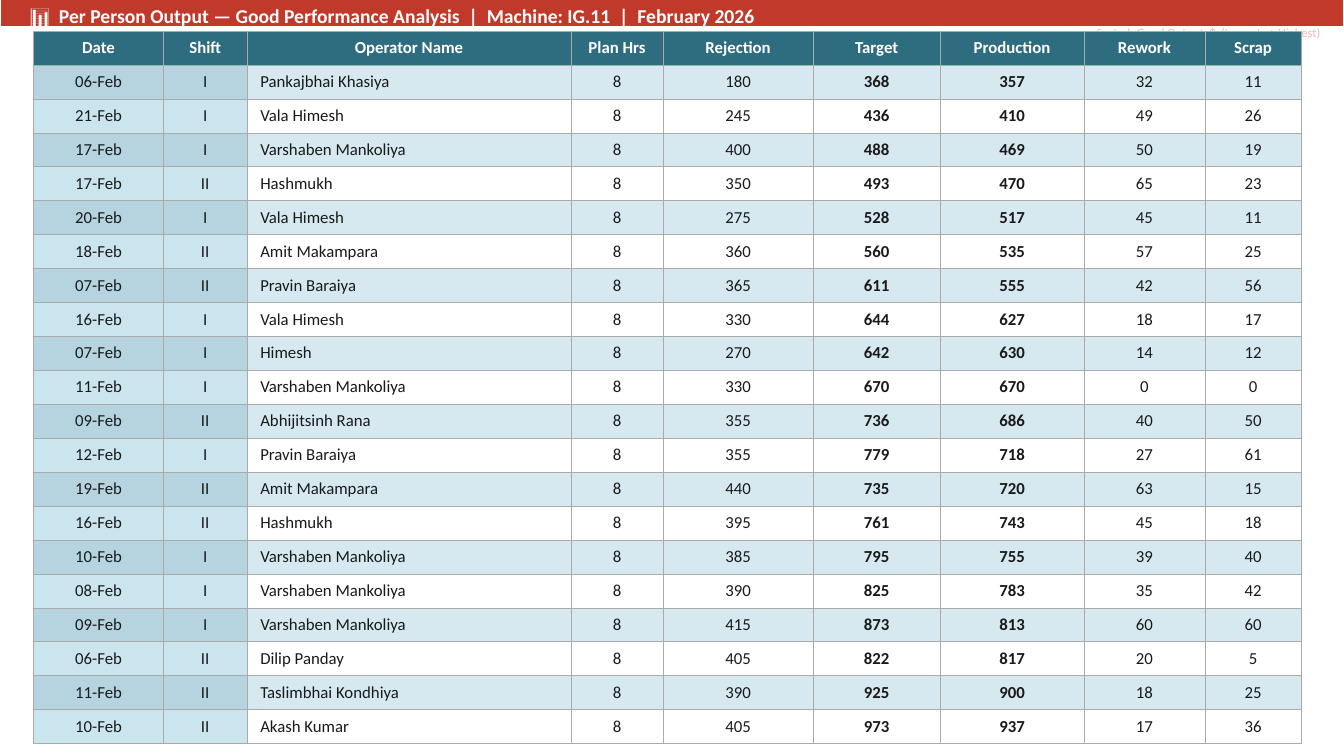
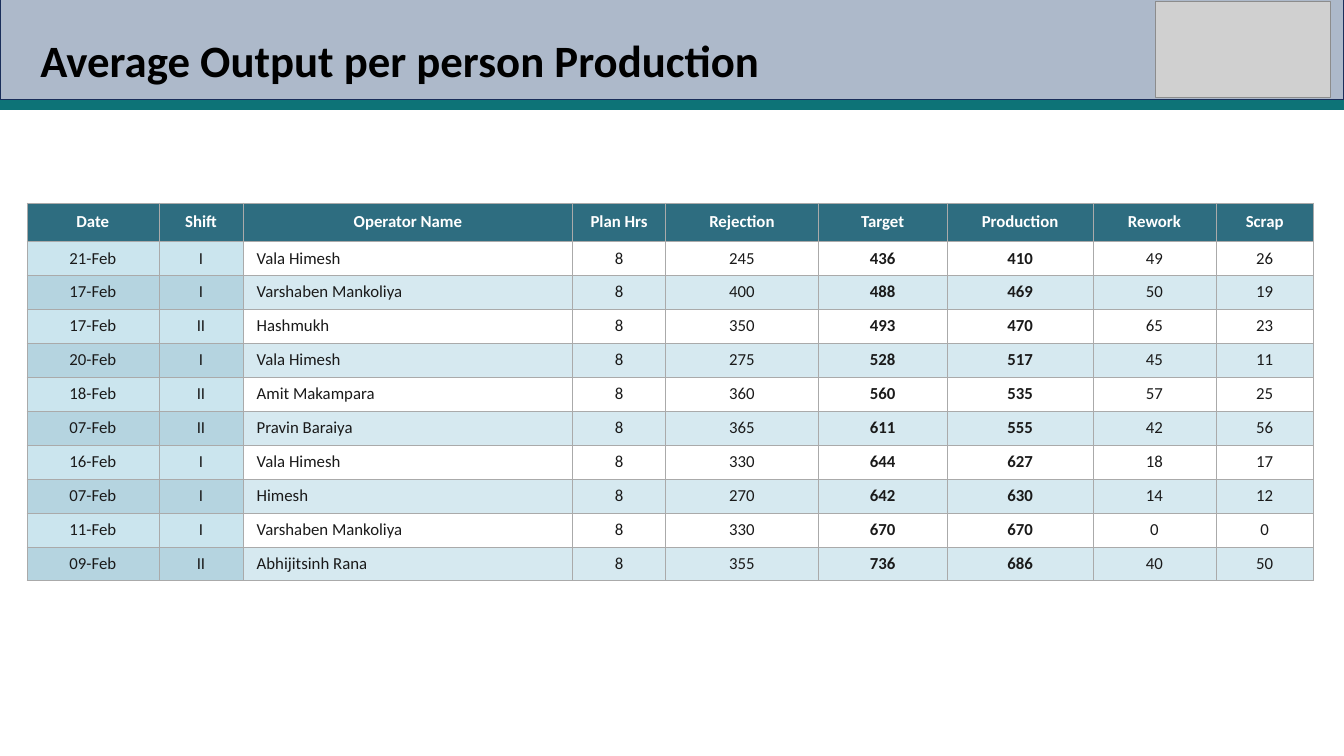
Before and after one commit to nikhilrana2715/Excel, a slide deck: slide 14 of Feb IG Report 2026.pptx. Drawn at 1344x756 pixels with LibreOffice and Linux fonts; fonts in the diff are those of the drawing; grey boxes stand for pictures. Boxes give left, top, right and bottom in pixels: in the first picture for what was removed or moved away, otherwise in the second. Text is boxed around its words. In the diff, an @@ line names an element or a change of style, - is before the commit and + after.

```diff
--- a/Feb IG Report 2026.pptx
+++ b/Feb IG Report 2026.pptx
@@ rectangle resized from (x1=2, y1=0, x2=1343, y2=25) to (x1=0, y1=0, x2=1344, y2=100) @@
@@ rectangle at (x1=0, y1=0, x2=1344, y2=100): fill #C0392B to #ADB9CA; outline #C0392B 1 pt to #1A2E5A 1 pt @@
@@ text removed at (x1=59, y1=9, x2=755, y2=29) @@
-📊 Per Person Output — Good Performance Analysis | Machine: IG.11 | February 2026
@@ picture added at (x1=1156, y1=2, x2=1331, y2=98) @@
@@ text added at (x1=40, y1=45, x2=758, y2=85), 32 pt, text #000000, bold @@
+Average Output per person Production
@@ rectangle added at (x1=0, y1=101, x2=1344, y2=109), fill #0D7377, outline #0D7377 1 pt @@
@@ table at (x1=27, y1=203, x2=1315, y2=578) @@
-row 2: 06-Feb | I | Pankajbhai Khasiya | 8 | 180 | 368 | 357 | 32 | 11
-row 13: 12-Feb | I | Pravin Baraiya | 8 | 355 | 779 | 718 | 27 | 61
-row 14: 19-Feb | II | Amit Makampara | 8 | 440 | 735 | 720 | 63 | 15
-row 15: 16-Feb | II | Hashmukh | 8 | 395 | 761 | 743 | 45 | 18
-row 16: 10-Feb | I | Varshaben Mankoliya | 8 | 385 | 795 | 755 | 39 | 40
-row 17: 08-Feb | I | Varshaben Mankoliya | 8 | 390 | 825 | 783 | 35 | 42
-row 18: 09-Feb | I | Varshaben Mankoliya | 8 | 415 | 873 | 813 | 60 | 60
-row 19: 06-Feb | II | Dilip Panday | 8 | 405 | 822 | 817 | 20 | 5
-row 20: 11-Feb | II | Taslimbhai Kondhiya | 8 | 390 | 925 | 900 | 18 | 25
-row 21: 10-Feb | II | Akash Kumar | 8 | 405 | 973 | 937 | 17 | 36
@@ table resized from (x1=33, y1=31, x2=1302, y2=737) to (x1=27, y1=203, x2=1315, y2=578) @@
```
Also in this commit, not shown: 1 slide added, 1 other file.
